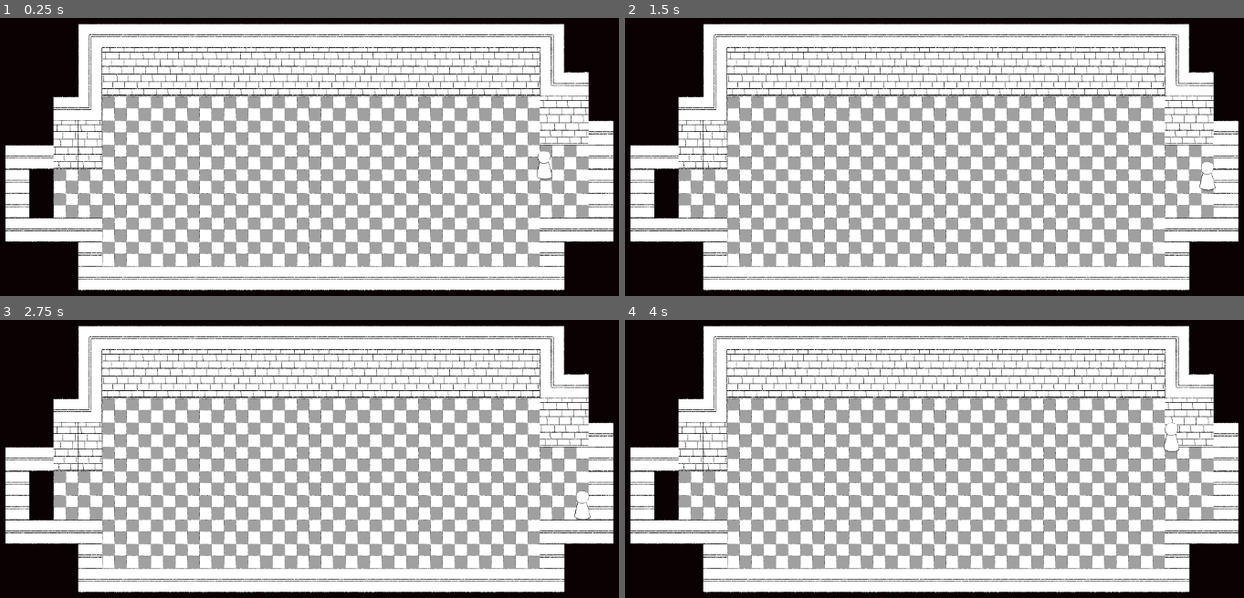
Above: before the commit, frames 1-4 (two rows, left to right).
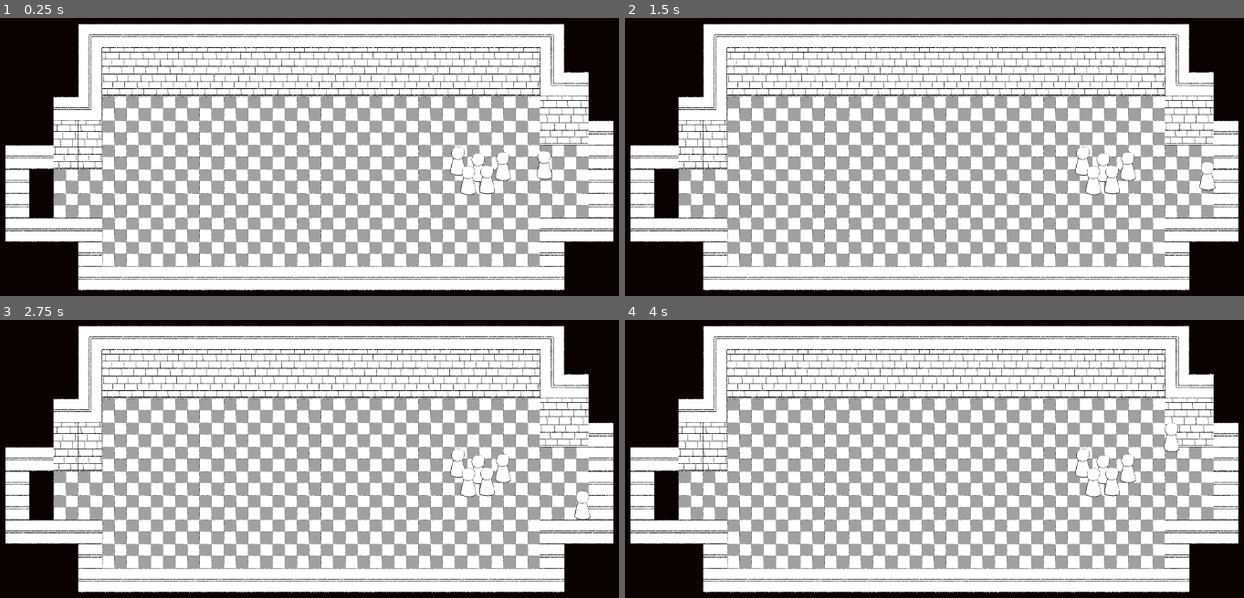
Above: after the commit, the same moments.

Repository: Mkath1423/uw-gdc-w26-game-jam
Game: Godot game, scene res://core/screens/start.tscn
Same seed, same stepped clock (60 frames per second), same inputs: the game is played once before the commit and once after it. The engine's default icon, where the game draws it, is replaced by a stand-in: a white triangle on a blue panel in a dark square.
Inputs:
- Up to frame 1 (0.25 s): no input
- Up to frame 2 (1.5 s): tap Enter at 0.5 s; hold D (right) 0.53-1.28 s; hold Space (open_outfit_select) 0.53-1.28 s; hold S (down) from 1.28 s (still down); tap Space (open_outfit_select) at 1.35 s
- Up to frame 3 (2.75 s): tap Enter at 2 s; release S (down) at 2.03 s; hold D (right) from 2.03 s (still down); hold Space (open_outfit_select) from 2.03 s (still down)
- Up to frame 4 (4 s): release D (right) at 2.78 s; release Space (open_outfit_select) at 2.78 s; hold W (up) 2.78-3.53 s; tap Space (open_outfit_select) at 2.85 s; hold A (left) from 3.53 s (still down); hold Space (open_outfit_select) from 3.53 s (still down)

The runs differ from the first frame. In frame 1, 0.6% of the frame differs, in the area x 72-83%, y 46-64%; in frame 2, 0.6%; in frame 3, 0.6%; in frame 4, 0.6%.

Commit message:
Added actual people to the test group

Diff:
--- a/fitting-in/levels/testing/test_group.tscn
+++ b/fitting-in/levels/testing/test_group.tscn
@@ -4,8 +4,8 @@
 [ext_resource type="PackedScene" uid="uid://flnq5yp1wt3n" path="res://levels/common/player_detect.tscn" id="2_6jp05"]
 [ext_resource type="Resource" uid="uid://lspafseqw1rk" path="res://outfits/scenes/hat/hat1.tres" id="2_gfun8"]
 [ext_resource type="Resource" uid="uid://qrs7sxjv6kxj" path="res://outfits/scenes/shirt/shirt1.tres" id="3_kgmji"]
-[ext_resource type="Script" uid="uid://b2gqy3upn2kg4" path="res://people/scripts/person.gd" id="3_nlvp2"]
 [ext_resource type="Resource" uid="uid://d1fenbbm6mx1m" path="res://outfits/scenes/held/held1.tres" id="4_hcuji"]
+[ext_resource type="PackedScene" uid="uid://bs02j5ybgumyu" path="res://people/person.tscn" id="6_gfun8"]
 
 [node name="Group" type="Node2D" unique_id=1066614569]
 script = ExtResource("1_uqn4f")
@@ -18,25 +18,19 @@
 [node name="CollisionPolygon2D" type="CollisionPolygon2D" parent="PlayerDetect" unique_id=658550186]
 polygon = PackedVector2Array(89, 179, -85, 177, -369, -39, -160, -147, -16, -259, 402, -15)
 
-[node name="Person" type="Node2D" parent="." unique_id=1369749372]
-position = Vector2(-276, -39)
-script = ExtResource("3_nlvp2")
-metadata/_custom_type_script = "uid://b2gqy3upn2kg4"
+[node name="Person5" parent="." unique_id=67439441 instance=ExtResource("6_gfun8")]
 
-[node name="Person2" type="Node2D" parent="." unique_id=2436771]
-position = Vector2(197, -12)
-script = ExtResource("3_nlvp2")
-metadata/_custom_type_script = "uid://b2gqy3upn2kg4"
+[node name="Person6" parent="." unique_id=1123213082 instance=ExtResource("6_gfun8")]
+position = Vector2(-201, -64)
 
-[node name="Person3" type="Node2D" parent="." unique_id=2059521810]
-position = Vector2(-9, -172)
-script = ExtResource("3_nlvp2")
-metadata/_custom_type_script = "uid://b2gqy3upn2kg4"
+[node name="Person7" parent="." unique_id=196737635 instance=ExtResource("6_gfun8")]
+position = Vector2(86, 120)
 
-[node name="Person4" type="Node2D" parent="." unique_id=404350608]
-position = Vector2(-33, 110)
-script = ExtResource("3_nlvp2")
-metadata/_custom_type_script = "uid://b2gqy3upn2kg4"
+[node name="Person8" parent="." unique_id=1566712462 instance=ExtResource("6_gfun8")]
+position = Vector2(-99, 128)
+
+[node name="Person9" parent="." unique_id=1404308396 instance=ExtResource("6_gfun8")]
+position = Vector2(243, -12)
 
 [connection signal="player_enter" from="PlayerDetect" to="." method="_on_player_detect_player_enter"]
 [connection signal="player_exit" from="PlayerDetect" to="." method="_on_player_detect_player_exit"]
